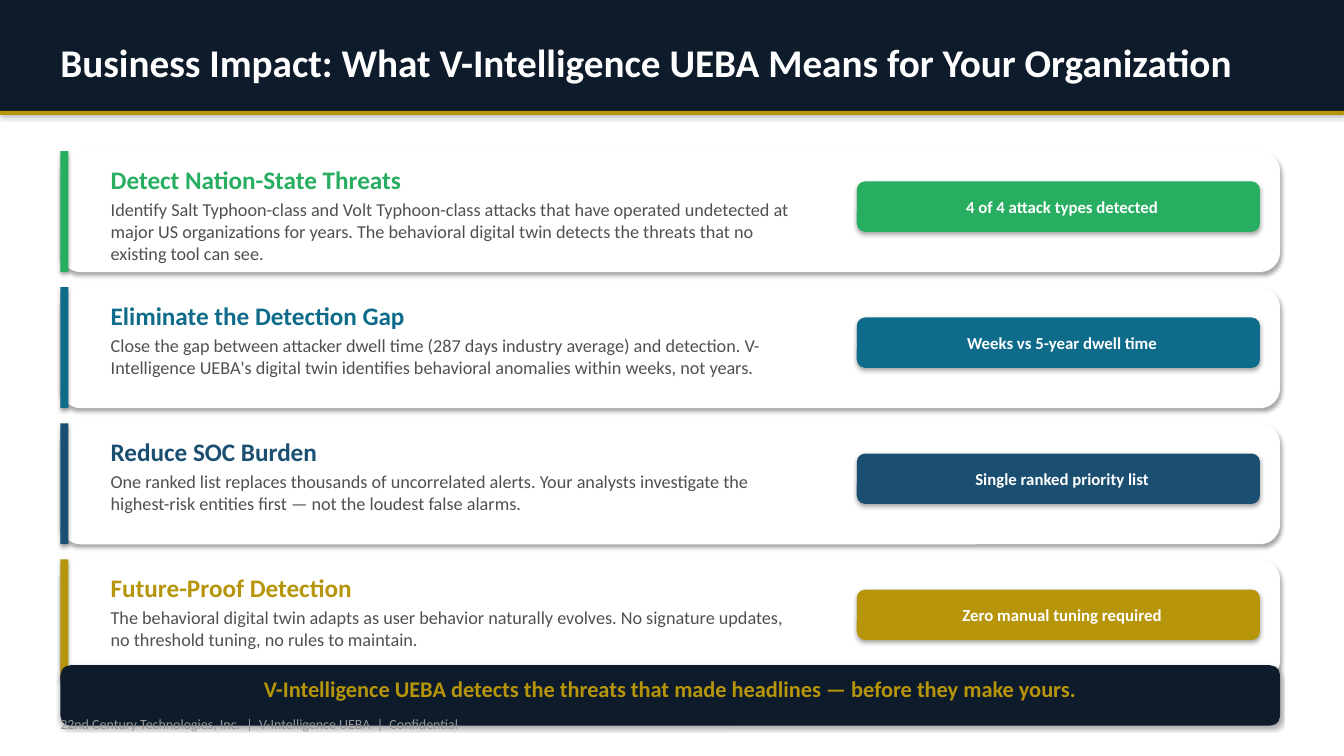
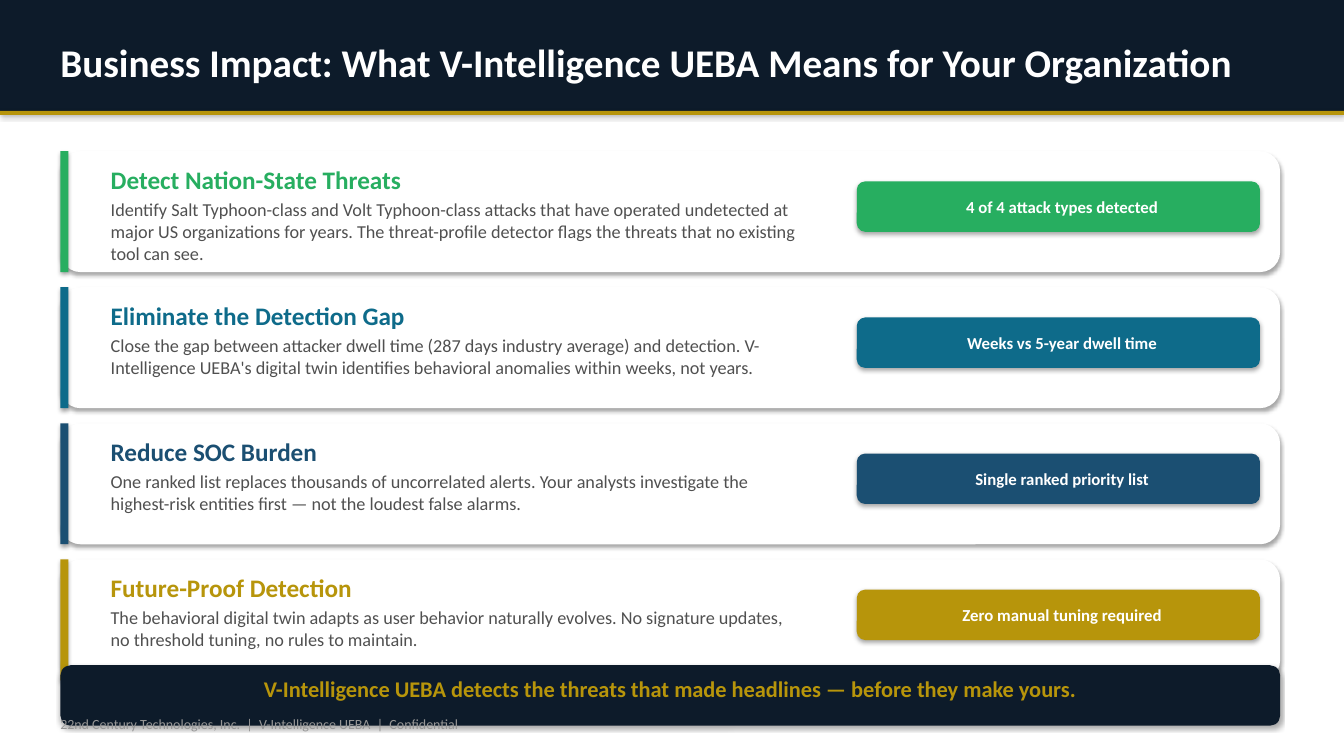
Before and after one commit to ravindrashukla/CyberUEBA_BehavioralIntel, a slide deck: slide 19 of docs/V_Intelligence_UEBA_Sales_Pitch_v2.pptx. Drawn at 1344x756 pixels with LibreOffice and Linux fonts; fonts in the diff are those of the drawing. Boxes give left, top, right and bottom in pixels: in the first picture for what was removed or moved away, otherwise in the second. Text is boxed around its words. In the diff, an @@ line names an element or a change of style, - is before the commit and + after.

```diff
--- a/docs/V_Intelligence_UEBA_Sales_Pitch_v2.pptx
+++ b/docs/V_Intelligence_UEBA_Sales_Pitch_v2.pptx
@@ text at [111, 203, 795, 260]: text changed @@
-Identify Salt Typhoon-class and Volt Typhoon-class attacks that have operated undetected at major US organizations for years. The behavioral digital twin detects the threats that no existing tool can see.
+Identify Salt Typhoon-class and Volt Typhoon-class attacks that have operated undetected at major US organizations for years. The threat-profile detector flags the threats that no existing tool can see.
```
Also in this commit, not shown: 7 other slides changed, 17 other files.
